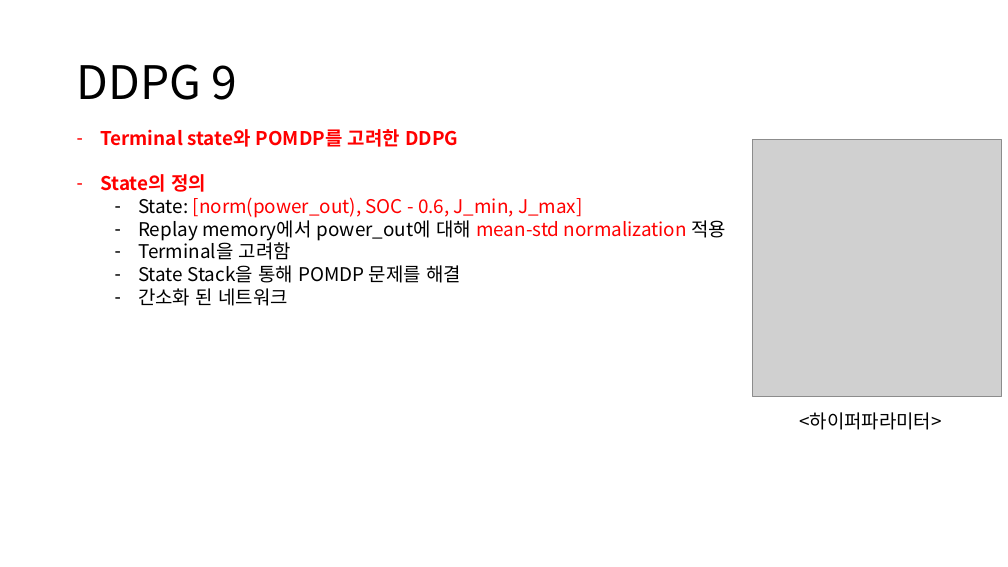
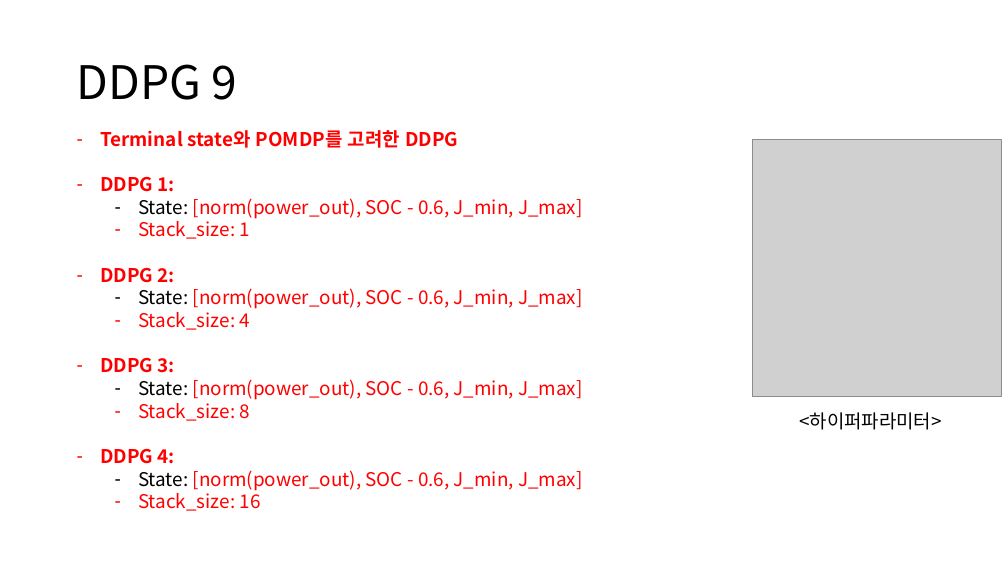
Before and after one commit to zidane89/experiment, a slide deck: slide 29 of 실험정리.pptx. Drawn at 1008x567 pixels with LibreOffice and Linux fonts; fonts in the diff are those of the drawing; grey boxes stand for pictures. Boxes give left, top, right and bottom in pixels: in the first picture for what was removed or moved away, otherwise in the second. Text is boxed around its words. In the diff, an @@ line names an element or a change of style, - is before the commit and + after.

```diff
--- a/실험정리.pptx
+++ b/실험정리.pptx
@@ text at box(100, 176, 175, 192): text changed @@
-  – State의 정의
+  – DDPG 1:
@@ text at box(100, 217, 583, 511): text changed; text colour #000000 to #FF0000 @@
-  – Replay memory에서 power_out에 대해 mean-std normalization 적용
-  – Terminal을 고려함
-  – State Stack을 통해 POMDP 문제를 해결
-  – 간소화 된 네트워크
+    – Stack_size: 1
+  – DDPG 2:
+    – State: [norm(power_out), SOC - 0.6, J_min, J_max]
+    – Stack_size: 4
+  – DDPG 3:
+    – State: [norm(power_out), SOC - 0.6, J_min, J_max]
+    – Stack_size: 8
+  – DDPG 4:
+    – State: [norm(power_out), SOC - 0.6, J_min, J_max]
+    – Stack_size: 16
```
Also in this commit, not shown: 1 other slide changed.
